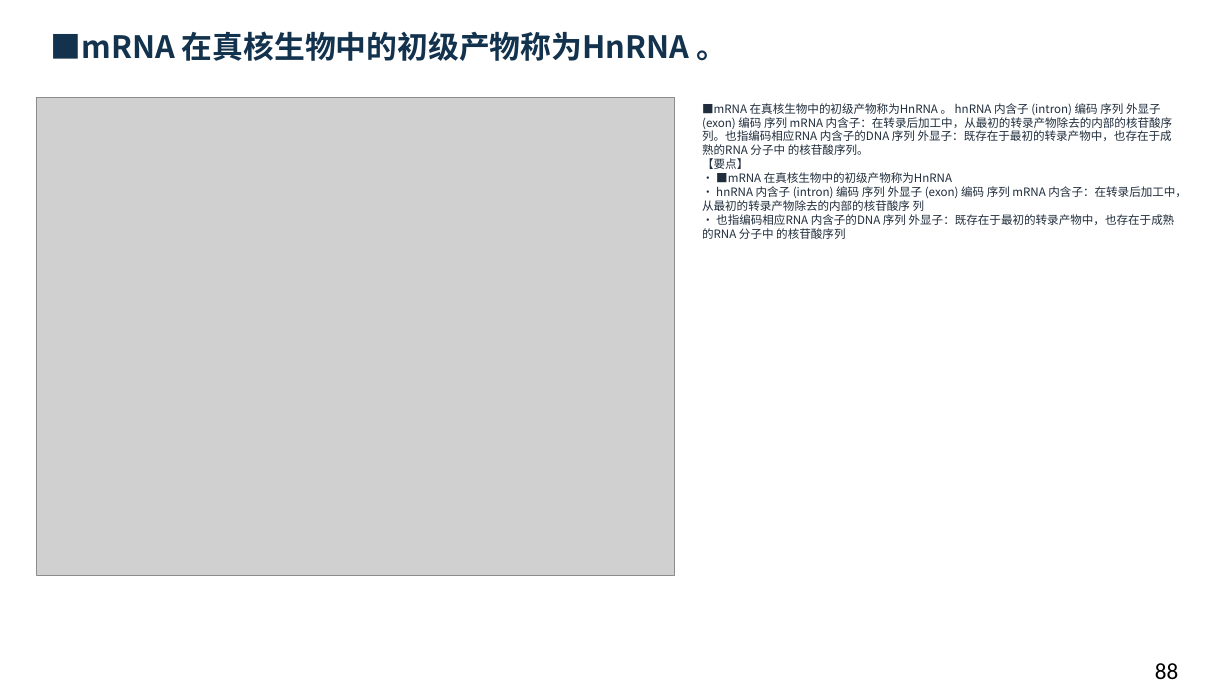
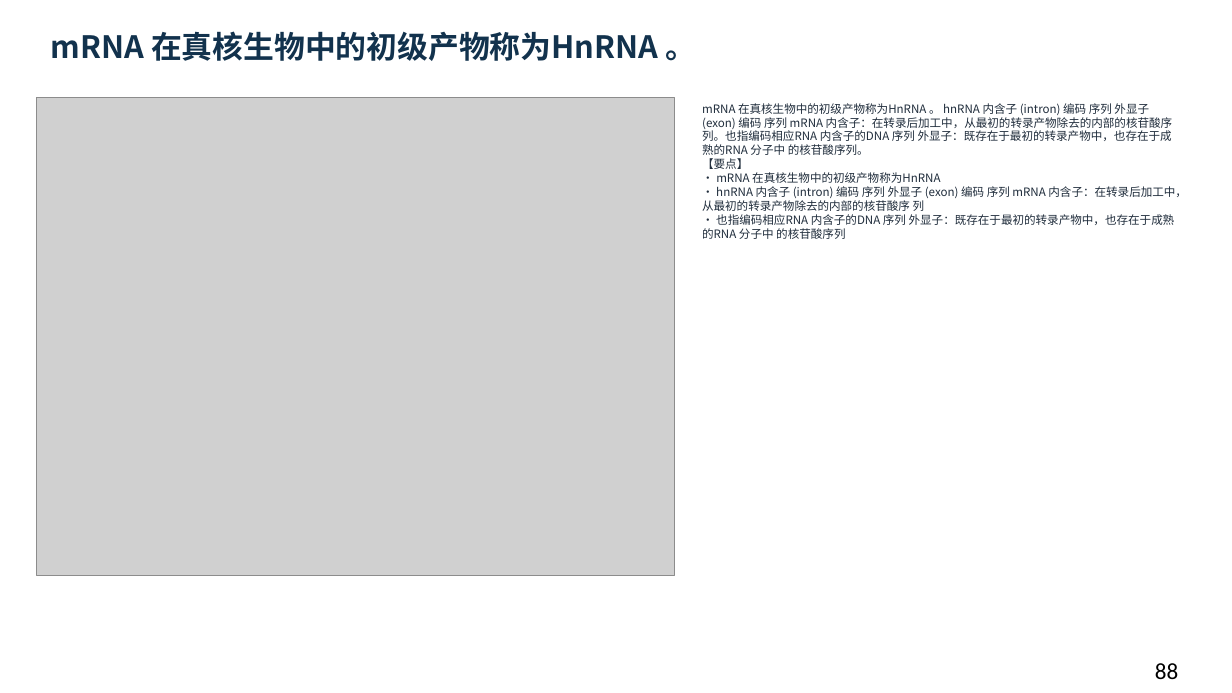
Before and after one commit to newkan-li/Biochemistry, a slide deck: slide 88 of downloads/bc11-ai-style.pptx. Drawn at 1232x693 pixels with LibreOffice and Linux fonts; fonts in the diff are those of the drawing; grey boxes stand for pictures. Boxes give left, top, right and bottom in pixels: in the first picture for what was removed or moved away, otherwise in the second. Text is boxed around its words. In the diff, an @@ line names an element or a change of style, - is before the commit and + after.

```diff
--- a/downloads/bc11-ai-style.pptx
+++ b/downloads/bc11-ai-style.pptx
@@ text at (51, 31, 696, 61): text changed @@
-■mRNA 在真核生物中的初级产物称为HnRNA 。
+mRNA 在真核生物中的初级产物称为HnRNA 。
@@ text at (702, 103, 1187, 239): text changed @@
-■mRNA 在真核生物中的初级产物称为HnRNA 。 hnRNA 内含子 (intron) 编码 序列 外显子 (exon) 编码 序列 mRNA 内含子：在转录后加工中，从最初的转录产物除去的内部的核苷酸序 列。也指编码相应RNA 内含子的DNA 序列 外显子：既存在于最初的转录产物中，也存在于成熟的RNA 分子中 的核苷酸序列。
-【要点】
-• ■mRNA 在真核生物中的初级产物称为HnRNA
-• hnRNA 内含子 (intron) 编码 序列 外显子 (exon) 编码 序列 mRNA 内含子：在转录后加工中，从最初的转录产物除去的内部的核苷酸序 列
-• 也指编码相应RNA 内含子的DNA 序列 外显子：既存在于最初的转录产物中，也存在于成熟的RNA 分子中 的核苷酸序列
+mRNA 在真核生物中的初级产物称为HnRNA 。 hnRNA 内含子 (intron) 编码 序列 外显子 (exon) 编码 序列 mRNA 内含子：在转录后加工中，从最初的转录产物除去的内部的核苷酸序 列。也指编码相应RNA 内含子的DNA 序列 外显子：既存在于最初的转录产物中，也存在于成熟的RNA 分子中 的核苷酸序列。
+【要点】
+• mRNA 在真核生物中的初级产物称为HnRNA
+• hnRNA 内含子 (intron) 编码 序列 外显子 (exon) 编码 序列 mRNA 内含子：在转录后加工中，从最初的转录产物除去的内部的核苷酸序 列
+• 也指编码相应RNA 内含子的DNA 序列 外显子：既存在于最初的转录产物中，也存在于成熟的RNA 分子中 的核苷酸序列
```
Also in this commit, not shown: 49 other slides changed, 6 other files.
